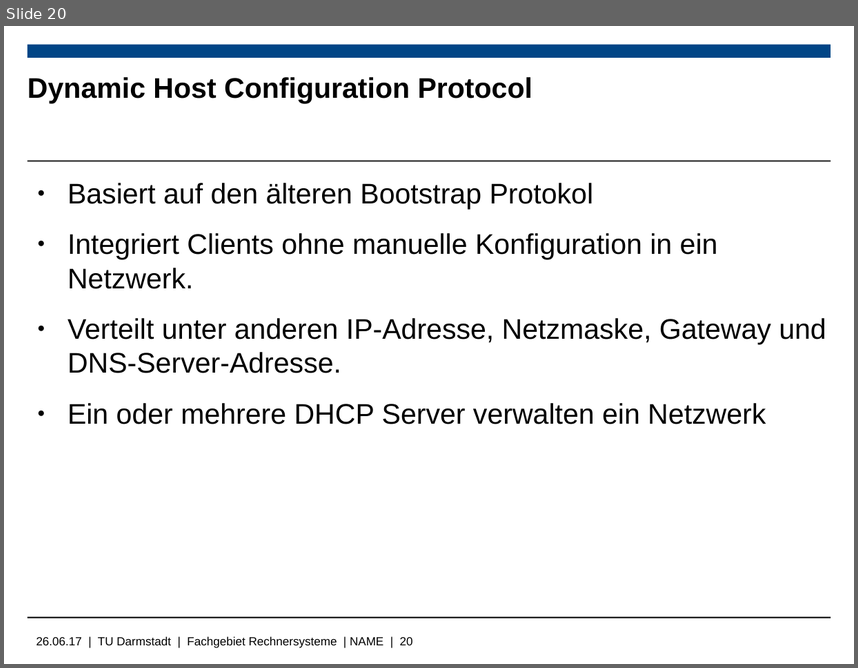
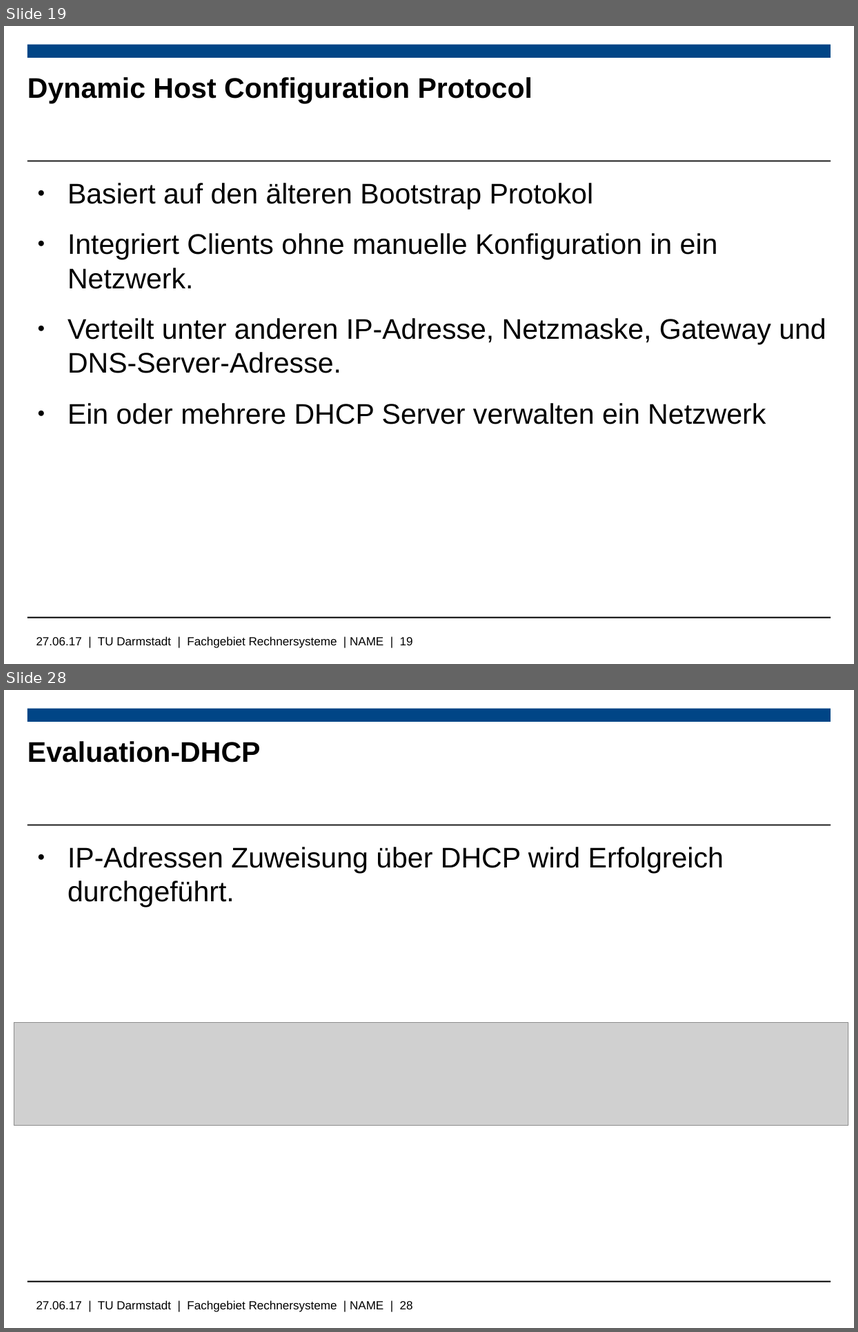
Before and after one commit to Wiero/Bachelorarbeit, a slide deck: Bachelorpräsenation.odp. Shown one above the other, each under a label of ours: slide 20 before the commit, slides 19 and 28 after it; the slides between them are not shown. The pictures are 858x668 and 858x1332 pixels, drawn with LibreOffice and Linux fonts; fonts in the diff are those of the drawing; grey boxes stand for pictures; background and template pictures are left out. Boxes give left, top, right and bottom in pixels: in the first picture for what was removed or moved away, otherwise in the second. Text is boxed around its words. In the diff, an @@ line names an element or a change of style, - is before the commit and + after.

```diff
--- a/Bachelorpräsenation.odp
+++ b/Bachelorpräsenation.odp
@@ slide 28 added at (x1=4, y1=690, x2=854, y2=1328), background #FFFFFF; not listed: 4 template elements that a slide beside it also shows @@
@@ title added at (x1=27, y1=741, x2=261, y2=762), 24 pt, text #000000, bold @@
+Evaluation-DHCP
@@ text added at (x1=67, y1=847, x2=724, y2=907), 24 pt, text #000000 @@
+● IP-Adressen Zuweisung über DHCP wird Erfolgreich durchgeführt.
@@ picture added at (x1=14, y1=1023, x2=848, y2=1125) @@
@@ what was slide 20 is now slide 19 @@
@@ text at (x1=36, y1=636, x2=413, y2=648): text changed @@
-26.06.17 | TU Darmstadt | Fachgebiet Rechnersysteme | NAME | 20
+27.06.17 | TU Darmstadt | Fachgebiet Rechnersysteme | NAME | 19
```
Also in this commit, not shown: 8 slides changed, 7 other slides added, 3 slides removed, 6 other files.
